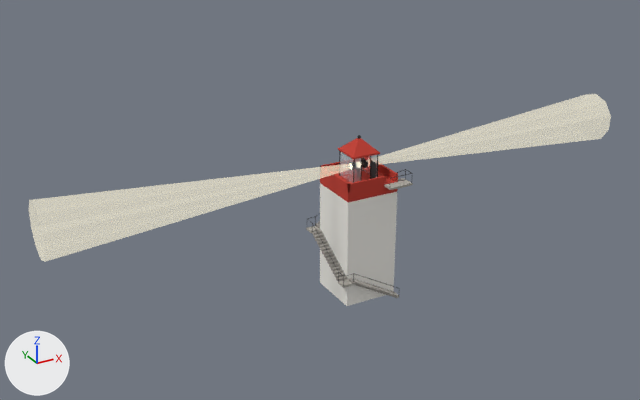
Two versions of the glTF model openttd/media/baseset/decouple/objekty/majaky/majak_hranaty.glb, one commit apart.
The view is the same before and after, from a 50 mm camera at (-41.0, -67.0, 44.0) aimed at (-2.9, 2.2, 9.4). The lights are fixed; the arrows at lower left show +X, +Y and +Z. The picture after the commit comes second. Where no turn or scale is listed for an object, it has been applied to the vertices. Vertices at exactly the same position are counted once.

The older version as bpy lines, for what is in view:
```python
me_mesh_0 = bpy.data.meshes.new('Mesh_0')
me_mesh_0.from_pydata(...)  # 777 vertices, 1560 faces; spans x 26.3..33.7, y -7.4..0.0, z 2.6..18.9
# faces by material slot: [1548, 10, 2]
me_mesh_0.materials.append(mat_majak)
me_mesh_0.materials.append(mat_sklo)  # pale blue #e1f1f9
me_mesh_0.materials.append(mat_cedule)
me_mesh_3 = bpy.data.meshes.new('Mesh_3')
me_mesh_3.from_pydata(...)  # 86 vertices, 160 faces; spans x 0.0..60.0, y -6.2..-1.2, z 0.0..5.2
# faces by material slot: [80, 80]
me_mesh_3.materials.append(mat_noc)  # pale yellow #fff7da, glowing pale yellow #fff7da
me_mesh_3.materials.append(mat_paprsek)  # pale yellow #fff7da, glowing pale yellow #fff7da
ob_mesh_0 = bpy.data.objects.new('Mesh_0', me_mesh_0)
ob_mesh_0.location = (-30.0, 3.7, -2.6)
ob_mesh_3 = bpy.data.objects.new('Mesh_3', me_mesh_3)
ob_mesh_3.location = (-30.0, 3.7, 10.7)
```
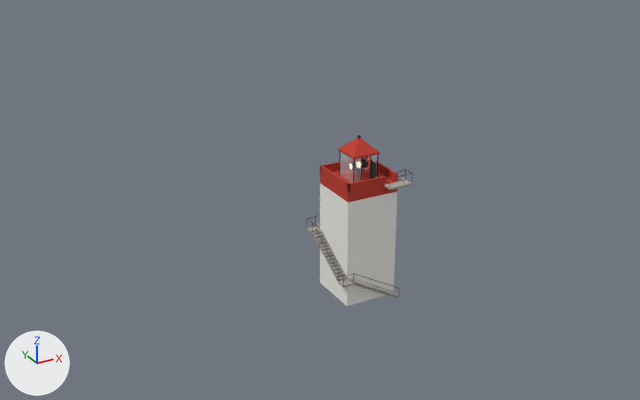
Where the newer file only moved an object's origin or applied its transform, the numbers keep the older frame.

The change in detail:
me_mesh_3 is used by ob_mesh_3; location (-30.0, 3.7, 10.7).
me_mesh_3 had 86 vertices, 160 faces and spanned x 0.0..60.0, y -6.2..-1.2, z 0.0..5.2.
me_mesh_3 now has 44 vertices, 80 faces and spans x 29.1..30.9, y -4.0..-3.4, z 2.3..2.9.
Part 1, on me_mesh_3:
42 vertices are removed from x 0.0..60.0, y -6.2..-1.2, z 0.0..5.2.
80 faces are deleted.
me_mesh_3 no longer uses material mat_paprsek (pale yellow #fff7da, glowing pale yellow #fff7da).

Where the change shows, as pixel boxes [x1, y1, x2, y2] in the pictures (640 x 400 px):
'Mesh_3', reshaped (not visible afterwards): before [29, 94, 611, 262]
